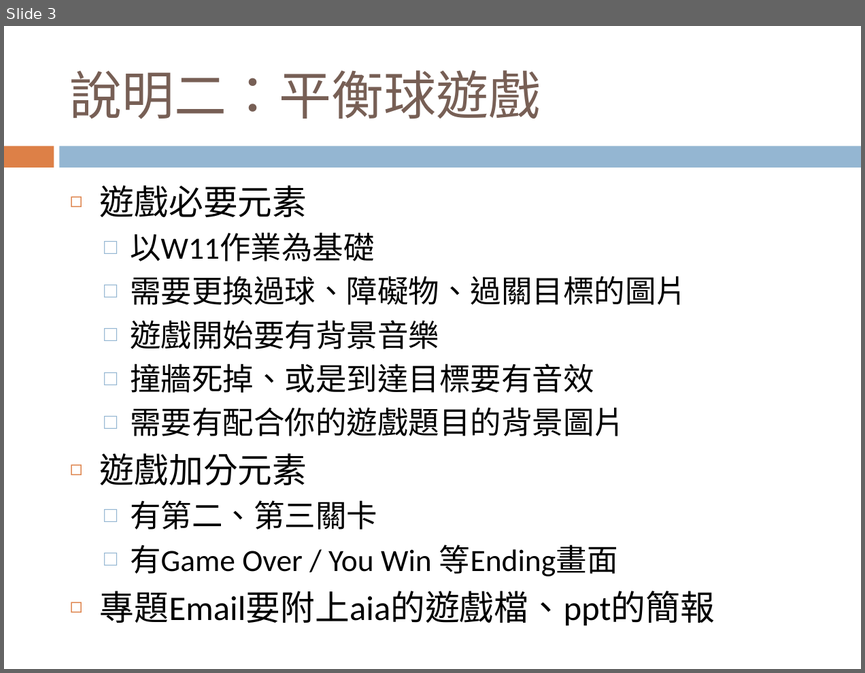
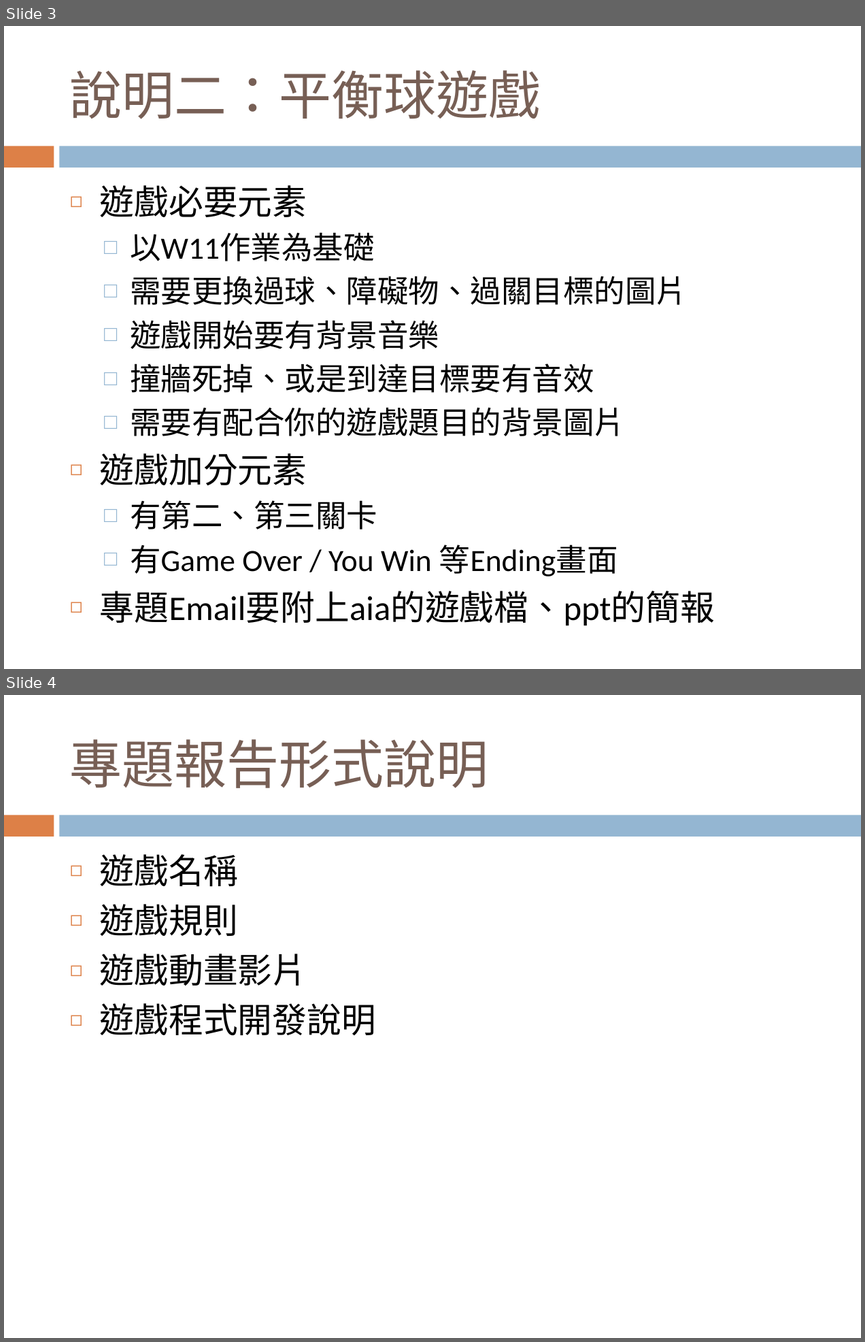
Before and after one commit to maloyang/csu_2022_01_smart_phone_app, a slide deck: w15/期末作業說明.pptx. Shown one above the other, each under a label of ours: slide 3 before the commit, slides 3 and 4 after it. The pictures are 865x673 and 865x1342 pixels, drawn with LibreOffice and Linux fonts; fonts in the diff are those of the drawing. Boxes give left, top, right and bottom in pixels: in the first picture for what was removed or moved away, otherwise in the second. Text is boxed around its words. In the diff, an @@ line names an element or a change of style, - is before the commit and + after.

Commit message:
w15: add new description

```diff
--- a/w15/期末作業說明.pptx
+++ b/w15/期末作業說明.pptx
@@ slide 4 added at [4, 695, 861, 1338], background #FFFFFF; not listed: 2 template elements that a slide beside it also shows @@
@@ title added at [70, 739, 489, 788], 44 pt, text #775F55 @@
+專題報告形式說明
@@ text added at [100, 854, 376, 1036], 29 pt, text #000000 @@
+◻ 遊戲名稱
+◻ 遊戲規則
+◻ 遊戲動畫影片
+◻ 遊戲程式開發說明
```
